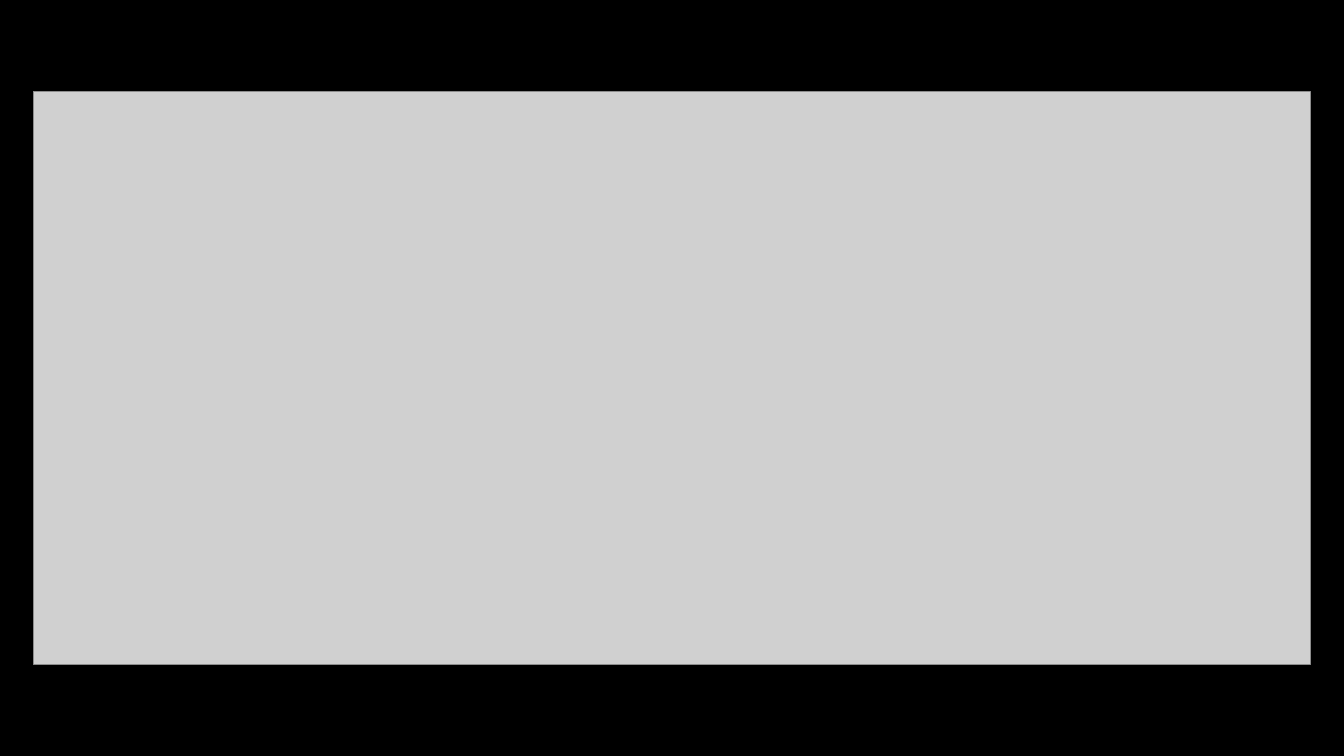
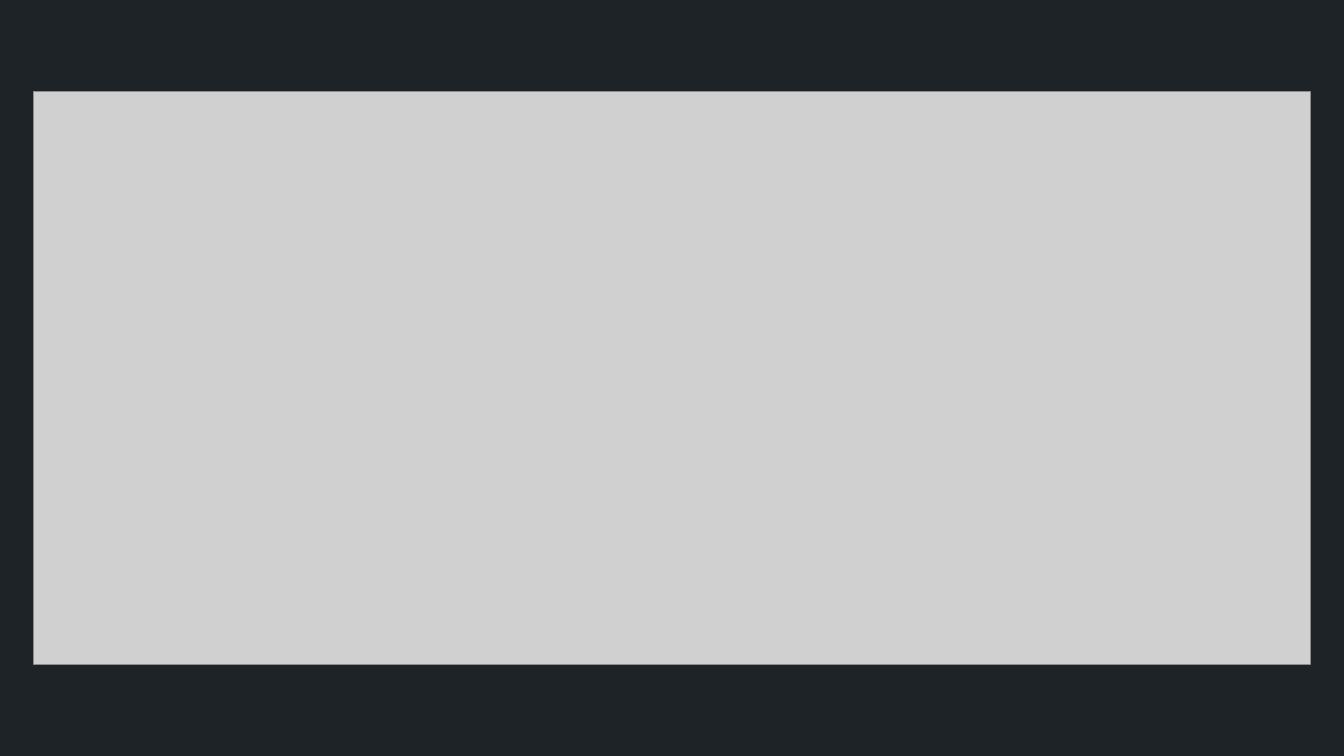
Before and after one commit to eliasnachle/baalbek, a slide deck: slide 4 of Documentação/Slide.pptx. Drawn at 1344x756 pixels with LibreOffice and Linux fonts; fonts in the diff are those of the drawing; grey boxes stand for pictures. Boxes give left, top, right and bottom in pixels: in the first picture for what was removed or moved away, otherwise in the second. Text is boxed around its words. In the diff, an @@ line names an element or a change of style, - is before the commit and + after.

```diff
--- a/Documentação/Slide.pptx
+++ b/Documentação/Slide.pptx
@@ background #000000 to #1E2328 @@
```
Also in this commit, not shown: 2 slides added, 3 other files.
